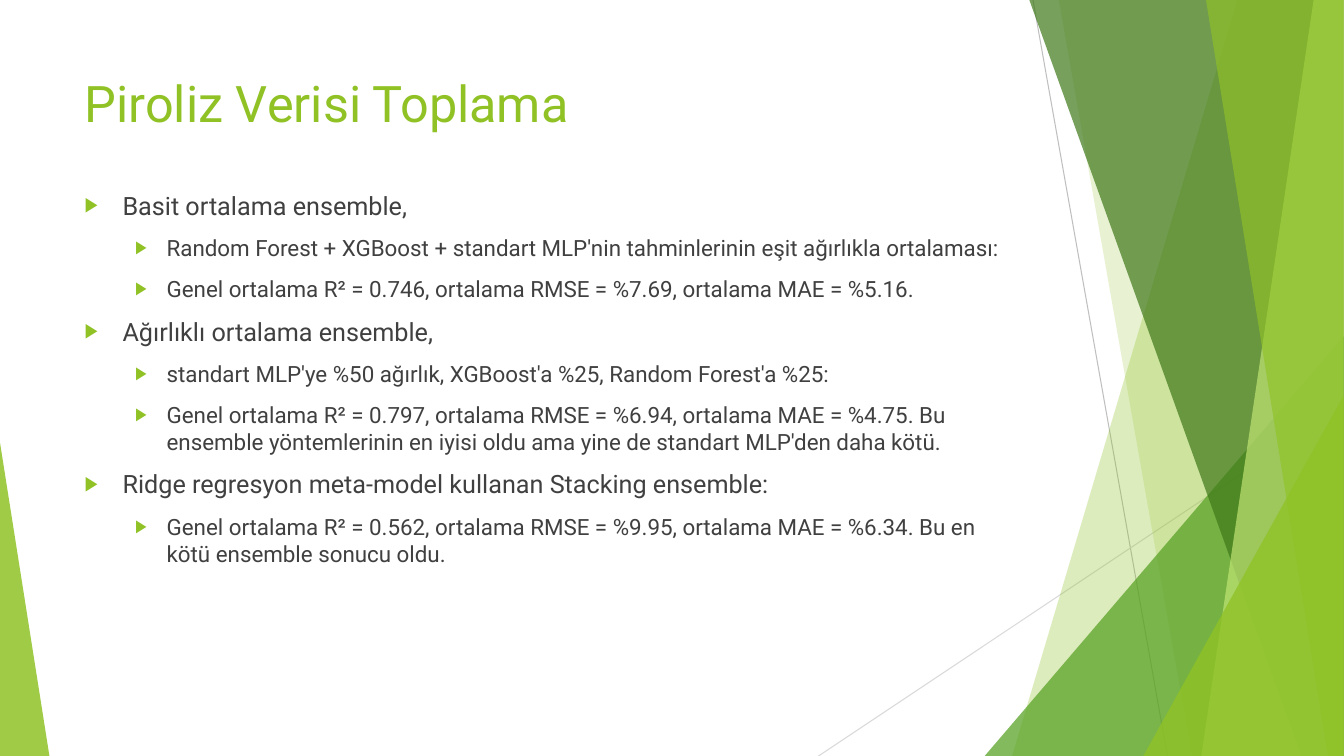
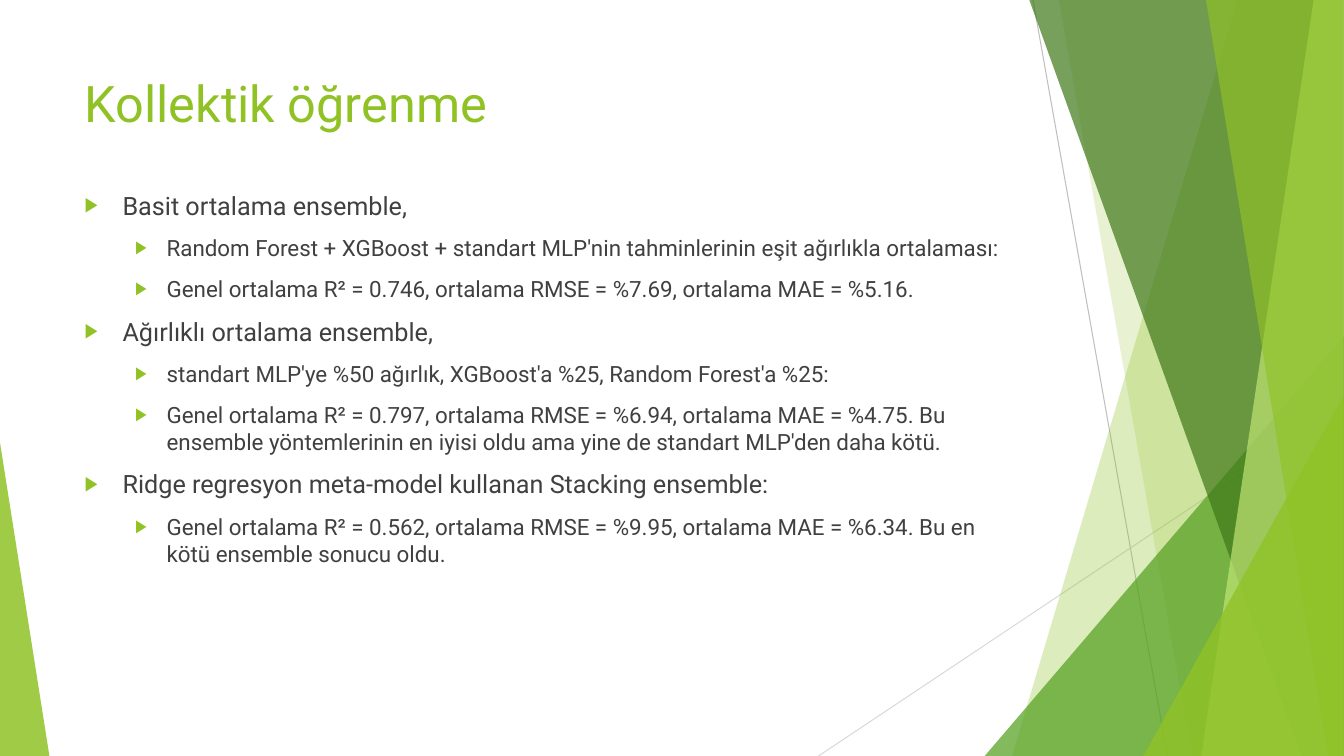
Before and after one commit to orhunuz-ftell/-biyokomurlestirme, a slide deck: slide 30 of tik4_sunum.pptx (slide 21 before the commit). Drawn at 1344x756 pixels with LibreOffice and Linux fonts; fonts in the diff are those of the drawing. Boxes give left, top, right and bottom in pixels: in the first picture for what was removed or moved away, otherwise in the second. Text is boxed around its words. In the diff, an @@ line names an element or a change of style, - is before the commit and + after.

```diff
--- a/tik4_sunum.pptx
+++ b/tik4_sunum.pptx
@@ title at [85, 84, 487, 133]: text changed @@
-Piroliz Verisi Toplama
+Kollektik öğrenme
```
Also in this commit, not shown: 9 other slides changed, 20 slides added, 15 slides removed, 3 other files.
